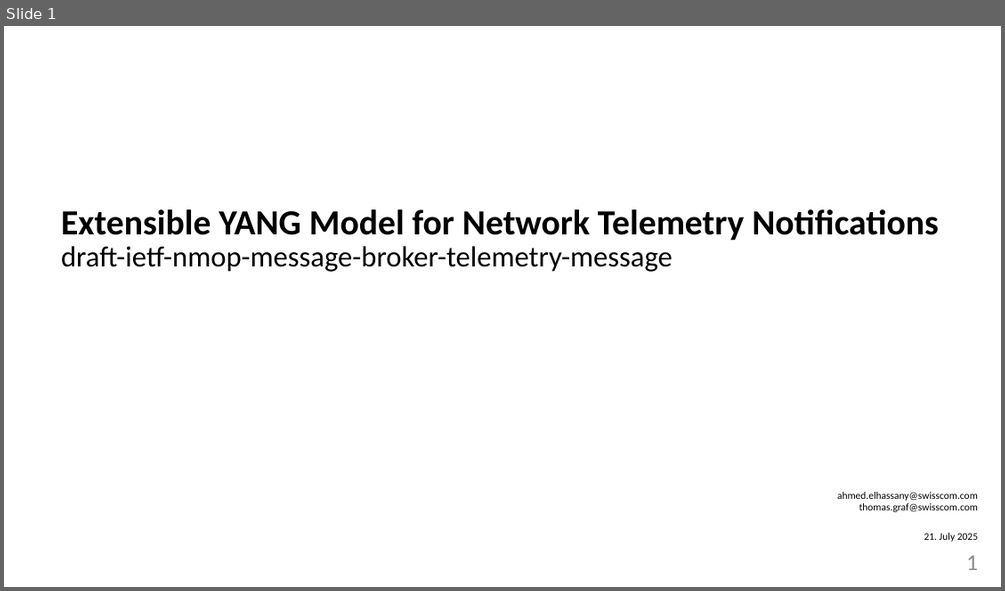
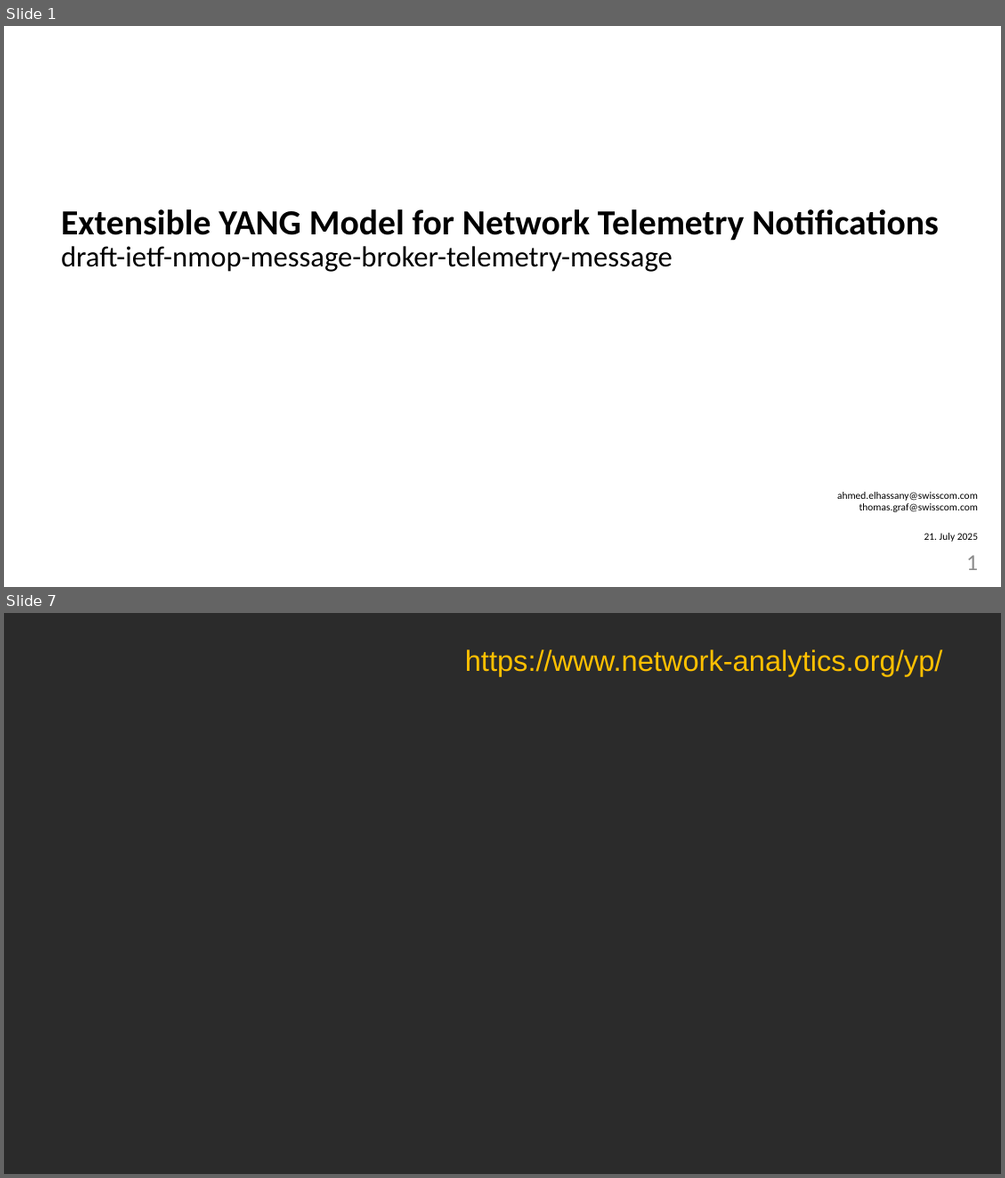
Before and after one commit to network-analytics/ietf-network-analytics-document-status, a slide deck: 123/NMOP/draft-ietf-nmop-message-broker-telemetry-message.pptx. Shown one above the other, each under a label of ours: slide 1 before the commit, slides 1 and 7 after it; the slides between them are not shown. The pictures are 1005x591 and 1005x1178 pixels, drawn with LibreOffice and Linux fonts; fonts in the diff are those of the drawing; background and template pictures are left out; a plain dark background stands for a picture behind light text. Boxes give left, top, right and bottom in pixels: in the first picture for what was removed or moved away, otherwise in the second. Text is boxed around its words. In the diff, an @@ line names an element or a change of style, - is before the commit and + after.

```diff
--- a/123/NMOP/draft-ietf-nmop-message-broker-telemetry-message.pptx
+++ b/123/NMOP/draft-ietf-nmop-message-broker-telemetry-message.pptx
@@ slide 7 added at [4,613,1001,1174], background picture (left out) @@
@@ text added at [465,649,943,675], 28 pt, text #FFC000 @@
+https://www.network-analytics.org/yp/
```
Also in this commit, not shown: 5 slides changed, 1 slide removed, 1 other file.
